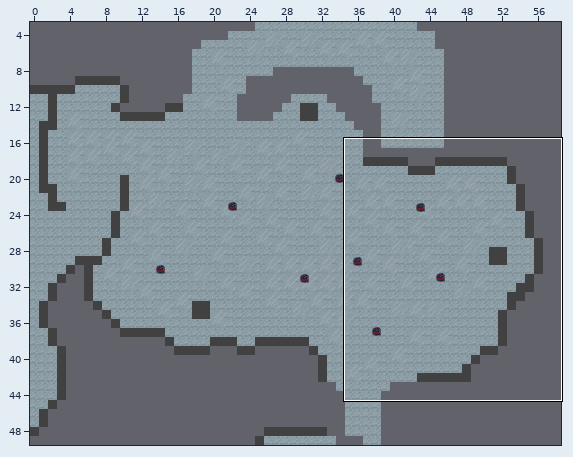
Level history. Tiled map: map3.tmx. Above, an overview of the earlier version with the close-up marked.
Close-up. Before the edit:
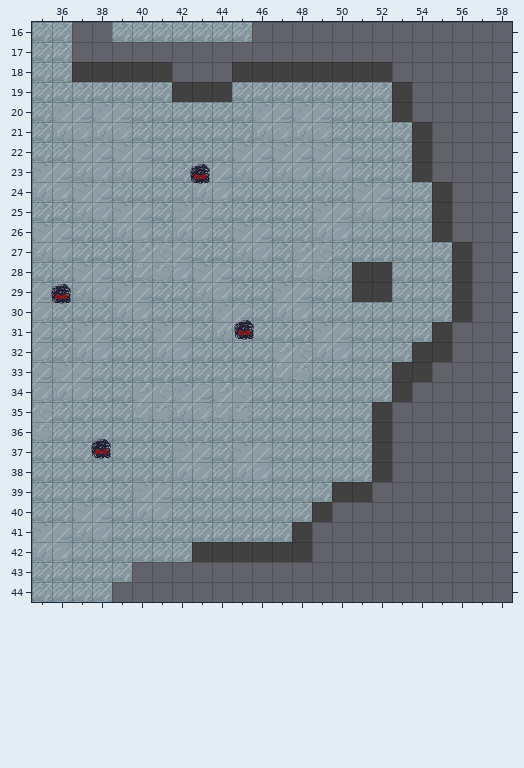
Cells are 32x32 px. Shown: x 35..58, y 16..44. The commit also changed other parts of the map, which this record leaves out.
After:
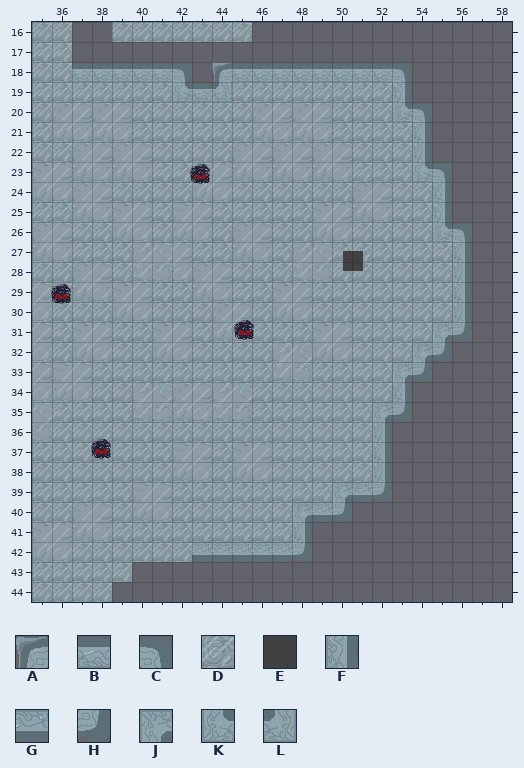
Key: from "tileset": A 7, B 8, C 9, D 10, E 15, F 23, G 36, H 37, J 64, K 78, L 79.
_ is an empty cell.
Objects are placed by their top-left corner, in cells (3,4 is the top-left corner of cell 3,4); size is 1x1 cell unless given.
Difference:
{"where": "layer \"plateformes\""}
{"y":18,"x":37,"old":"EEEEE_","new":"BBBBBC"}
{"y":18,"x":44,"old":"_EEEEEEEE_","new":"ABBBBBBBBC"}
{"y":19,"x":42,"old":"EEE","new":"KBL"}
{"y":19,"x":53,"old":"E","new":"F"}
{"y":20,"x":53,"old":"E_","new":"KC"}
{"y":21,"x":54,"old":"E","new":"F"}
{"y":22,"x":54,"old":"E","new":"F"}
{"y":23,"x":54,"old":"E_","new":"KC"}
{"y":24,"x":55,"old":"E","new":"F"}
{"y":25,"x":55,"old":"E","new":"F"}
{"y":26,"x":55,"old":"E_","new":"KC"}
{"y":27,"x":56,"old":"E","new":"F"}
{"y":28,"x":51,"old":"EE","new":"DD"}
{"y":28,"x":56,"old":"E","new":"F"}
{"y":29,"x":51,"old":"EE","new":"DD"}
{"y":29,"x":56,"old":"E","new":"F"}
{"y":30,"x":56,"old":"E","new":"F"}
{"y":31,"x":55,"old":"E_","new":"JH"}
{"y":32,"x":54,"old":"EE","new":"JH"}
{"y":33,"x":53,"old":"EE","new":"JH"}
{"y":34,"x":53,"old":"E","new":"F"}
{"y":35,"x":52,"old":"E_","new":"JH"}
{"y":36,"x":52,"old":"E","new":"F"}
{"y":37,"x":52,"old":"E","new":"F"}
{"y":38,"x":52,"old":"E","new":"F"}
{"y":39,"x":50,"old":"EE_","new":"JGH"}
{"y":40,"x":48,"old":"DE_","new":"JGH"}
{"y":41,"x":48,"old":"E","new":"F"}
{"y":42,"x":43,"old":"EEEEEE","new":"GGGGGH"}
{"where": "layer \"plaque_2\" (added)"}
{"now": "E at 50.6,27.4"}
{"label":"changed","picture_box":[72,62,472,562]}
